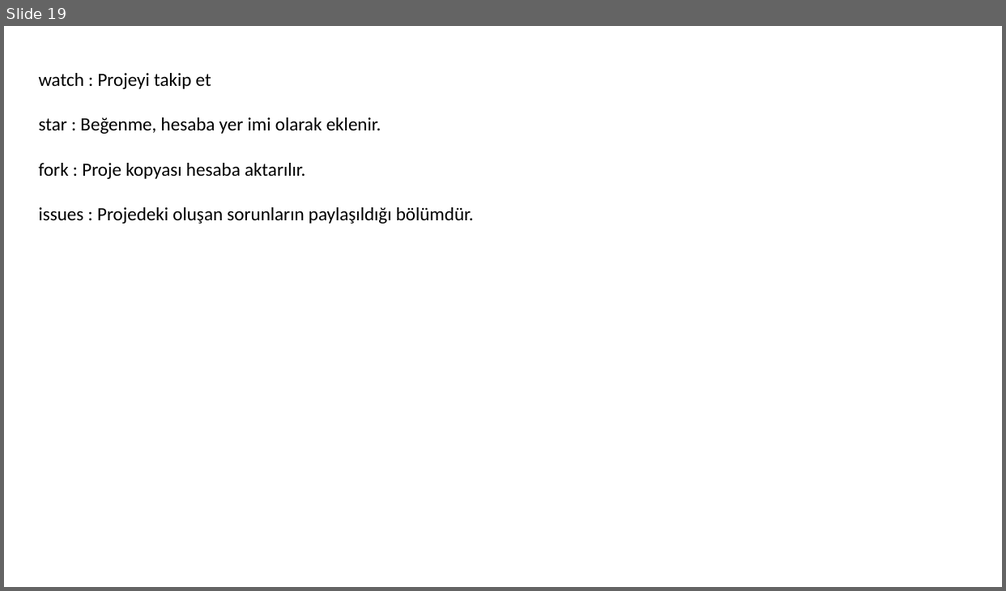
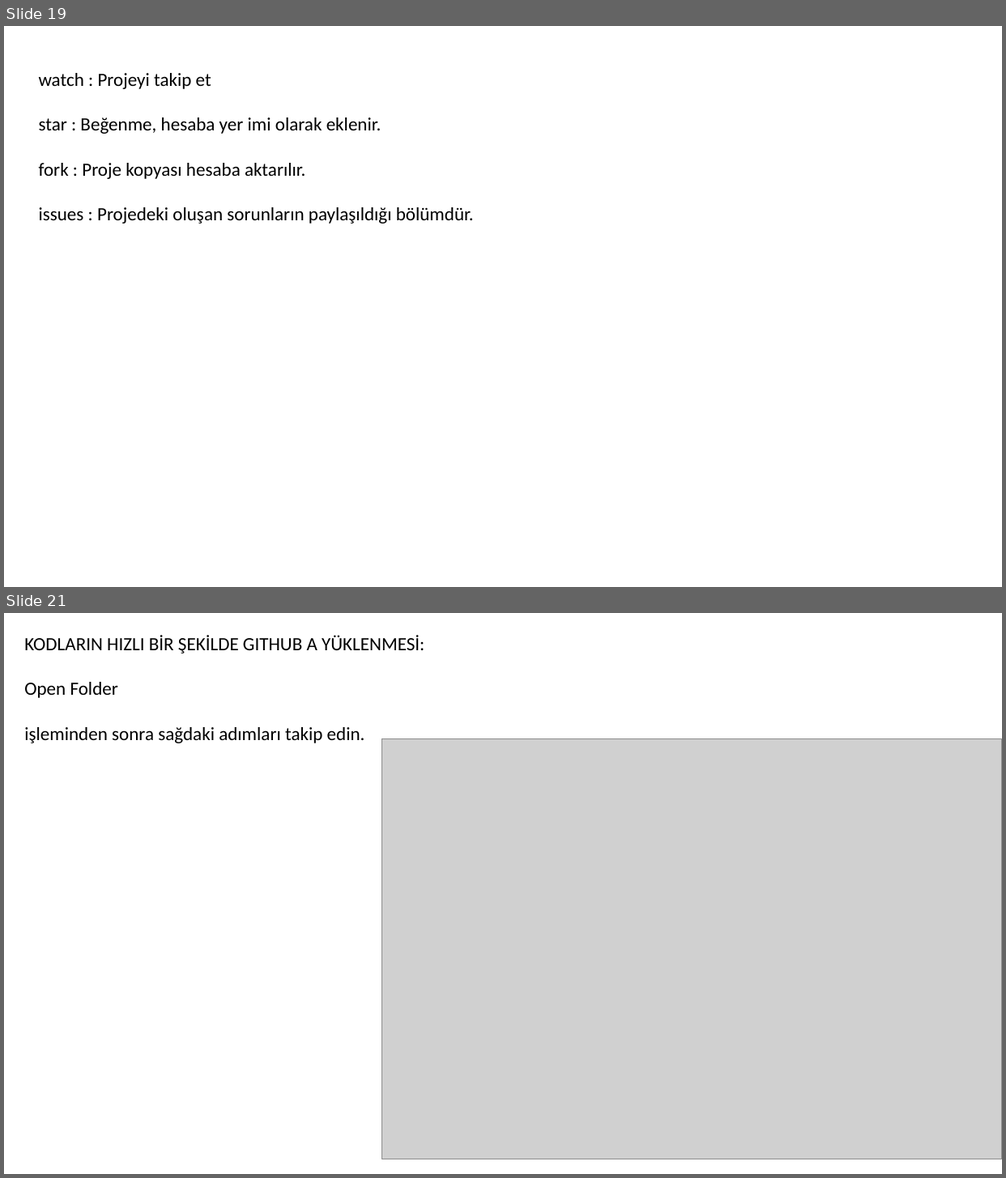
Before and after one commit to celalaksu/Python-Programlama-Kursu, a slide deck: Git ve GitHub Kullanımı.pptx. Shown one above the other, each under a label of ours: slide 19 before the commit, slides 19 and 21 after it; the slides between them are not shown. The pictures are 1006x591 and 1006x1178 pixels, drawn with LibreOffice and Linux fonts; fonts in the diff are those of the drawing; grey boxes stand for pictures. Boxes give left, top, right and bottom in pixels: in the first picture for what was removed or moved away, otherwise in the second. Text is boxed around its words. In the diff, an @@ line names an element or a change of style, - is before the commit and + after.

Commit message:
Vs Code ile github a dosya gönderme eklendi

```diff
--- a/Git ve GitHub Kullanımı.pptx
+++ b/Git ve GitHub Kullanımı.pptx
@@ slide 21 added at <box>4,613,1002,1174</box>, background #FFFFFF @@
@@ text added at <box>24,635,424,743</box>, 18 pt, text #000000 @@
+KODLARIN HIZLI BİR ŞEKİLDE GITHUB A YÜKLENMESİ:
+Open Folder
+işleminden sonra sağdaki adımları takip edin.
@@ picture added at <box>382,739,1002,1160</box> @@
```
Also in this commit, not shown: 9 other slides added.
